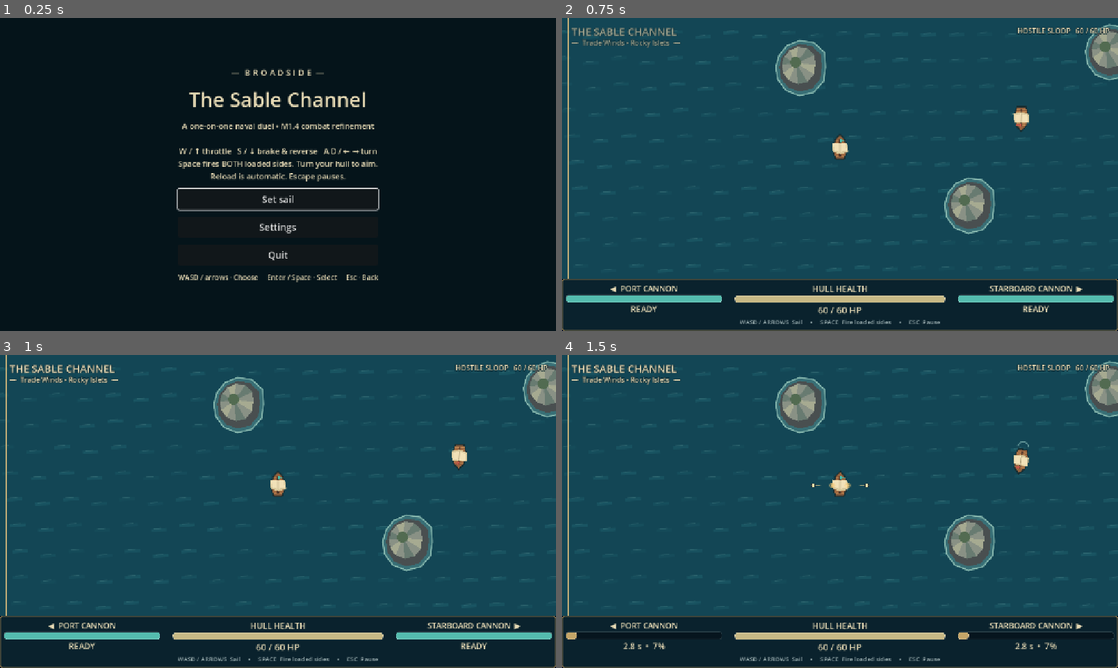
Above: before the commit, frames 1-4 (two rows, left to right).
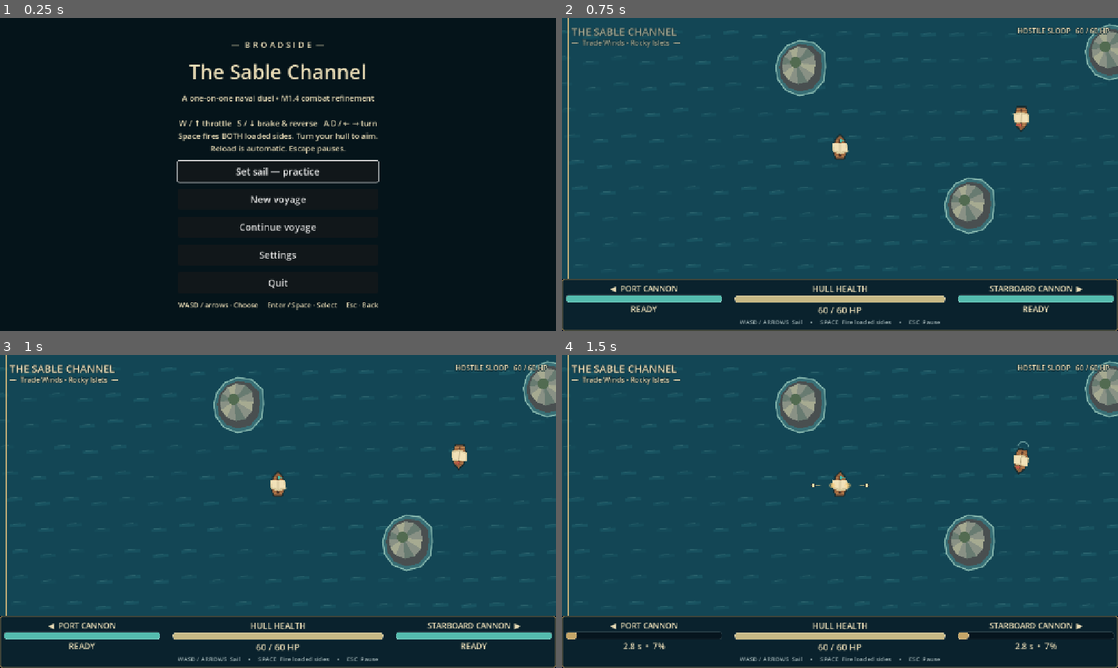
Above: after the commit, the same moments.

Repository: briang7165/Game-Dock
Game: Godot game, scene res://scenes/Main.tscn
Two runs of this game, one before a commit and one after it. Both use one fixed random seed, a clock stepped at 60 frames per second and the inputs below.
Inputs (mouse positions are in pixels of both pictures, inside the frame that each line leads up to):
- Up to frame 1 (0.25 s): no input
- Up to frame 2 (0.75 s): click "Set sail" (after the commit: "Set sail — practice") at 0.5 s
- Up to frame 3 (1 s): no input
- Up to frame 4 (1.5 s): tap Enter (ui_accept) at 1.25 s; move the mouse to (962, 495) at 1.27 s; hold Right from 1.28 s (still down); hold Space (fire) from 1.28 s (still down); click (962, 495) at 1.42 s

The runs differ from the first frame. In frame 1, 6.3% of the frame differs, in the area x 31-69%, y 7-94%; in frame 2, nothing differs; in frame 3, nothing differs; in frame 4, nothing differs.

Commit message:
Add persistent named voyages, illustrated chart and endless chapter loop

Diff:
--- a/games/broadside/packaging/game.json
+++ b/games/broadside/packaging/game.json
@@ -2,7 +2,7 @@
   "schema_version": 1,
   "id": "broadside",
   "name": "Broadside",
-  "version": "0.1.4-m14",
+  "version": "0.2.0-m2a",
   "genre": "Naval combat",
   "description": "Offline one-on-one pirate naval combat. Keyboard sailing and fixed broadsides; original illustrated prototype art.",
   "executable": "Broadside.exe"
--- /dev/null
+++ b/games/broadside/scripts/campaign.gd
@@ -0,0 +1,195 @@
+extends Node
+var game: Node
+var save := CampaignSave.new()
+var in_battle: bool = false
+var travelling: bool = false
+var travel_time: float = 0.0
+var chart: Control
+var captain_edit: LineEdit
+var ship_edit: LineEdit
+var pennant_choice: OptionButton
+var status: Label
+
+func _ready() -> void:
+	process_mode = Node.PROCESS_MODE_ALWAYS
+	save.load_game()
+
+func reset_screen(screen_name: String) -> VBoxContainer:
+	travelling = false
+	get_tree().paused = false
+	game.audio.set_battle(false)
+	game.audio.ducked = true
+	if is_instance_valid(game.arena):
+		game.arena.get_parent().remove_child(game.arena)
+		game.arena.queue_free()
+		game.arena = null
+	game.clear_ui()
+	game.screen = screen_name
+	var root := Control.new()
+	root.set_anchors_and_offsets_preset(Control.PRESET_FULL_RECT)
+	game.ui.add_child(root)
+	var shade := ColorRect.new()
+	shade.color = Color("0a222d")
+	shade.set_anchors_and_offsets_preset(Control.PRESET_FULL_RECT)
+	root.add_child(shade)
+	var center := CenterContainer.new()
+	center.set_anchors_and_offsets_preset(Control.PRESET_FULL_RECT)
+	root.add_child(center)
+	var column := VBoxContainer.new()
+	column.custom_minimum_size.x = 900
+	column.add_theme_constant_override("separation",10)
+	center.add_child(column)
+	game.panel = root
+	return column
+
+func button(column: Container, text: String, action: Callable) -> Button:
+	var result := Button.new()
+	result.text = text
+	result.custom_minimum_size.y = 40
+	result.pressed.connect(action)
+	column.add_child(result)
+	return result
+
+func begin_new() -> void:
+	if FileAccess.file_exists(save.path):
+		reset_screen("confirm_new")
+		game.menu("Start a new voyage?","This replaces your campaign. The previous safe save is backed up.",{"Keep current voyage":continue_game,"Replace voyage":show_identity})
+	else:
+		show_identity()
+
+func show_identity(editing: bool = false) -> void:
+	var column := reset_screen("identity")
+	column.add_child(game.make_label("Captain's papers",32))
+	column.add_child(game.make_label("Names are yours to choose. Leave blank for the story defaults.",18))
+	column.add_child(game.make_label("Captain name",18))
+	captain_edit = LineEdit.new()
+	captain_edit.placeholder_text = "Captain Rowan"
+	captain_edit.max_length = 28
+	captain_edit.text = save.data.captain if editing else ""
+	column.add_child(captain_edit)
+	column.add_child(game.make_label("Ship name",18))
+	ship_edit = LineEdit.new()
+	ship_edit.placeholder_text = "The Wayfarer"
+	ship_edit.max_length = 28
+	ship_edit.text = save.data.ship if editing else ""
+	column.add_child(ship_edit)
+	pennant_choice = OptionButton.new()
+	for color: String in ["Sea-glass pennant","Golden pennant","Ivory pennant"]:
+		pennant_choice.add_item(color)
+	pennant_choice.selected = int(save.data.pennant) if editing else 0
+	column.add_child(pennant_choice)
+	status = game.make_label("Tab moves between papers; Enter on Sign confirms. Escape returns.",16)
+	column.add_child(status)
+	button(column,"Sign the ship's papers",func() -> void:
+		var next: Dictionary = save.data.duplicate(true) if editing else CampaignSave.fresh(captain_edit.text,ship_edit.text,pennant_choice.selected)
+		next.captain = CampaignSave.clean_name(captain_edit.text,"Captain Rowan")
+		next.ship = CampaignSave.clean_name(ship_edit.text,"The Wayfarer")
+		next.pennant = pennant_choice.selected
+		if save.commit(next):
+			show_chart()
+		else:
+			status.text = save.error)
+	button(column,"Back",show_harbor if editing else game.show_menu)
+	captain_edit.grab_focus()
+
+func continue_game() -> void:
+	in_battle = false
+	if save.load_game():
+		show_chart()
+	else:
+		var column := reset_screen("save_error")
+		column.add_child(game.make_label(save.error if not save.error.is_empty() else "No voyage saved yet.",18))
+		button(column,"New voyage",begin_new).grab_focus()
+		button(column,"Main menu",game.show_menu)
+
+func identity() -> String:
+	return "%s  •  %s  •  %s" % [save.data.captain,save.data.ship,str(save.data.hull).capitalize()]
+
+func show_chart() -> void:
+	in_battle = false
+	var column := reset_screen("chart")
+	column.add_child(game.make_label("Chart of the Seas — Chapter %d" % int(save.data.chapter),30))
+	column.add_child(game.make_label(identity(),19))
+	chart = preload("res://scripts/voyage_chart.gd").new()
+	chart.state = save.data
+	column.add_child(chart)
+	column.add_child(game.make_label("Next: %s%s" % [chart.NAMES[int(save.data.stop)]," • Tidewarden's flagship" if int(save.data.stop) == 4 else ""],20))
+	status = game.make_label(save.error if not save.error.is_empty() else "A safe harbor awaits after every encounter.",16)
+	column.add_child(status)
+	button(column,"Sail to destination" if not save.data.active else "Resume interrupted encounter",start_travel).grab_focus()
+	button(column,"Safe harbor",show_harbor)
+	button(column,"Main menu",game.show_menu)
+
+func start_travel() -> void:
+	if not save.begin_encounter():
+		status.text = save.error
+		return
+	show_chart()
+	travelling = true
+	travel_time = 0
+	game.screen = "travel"
+	status.text = "Under way • Enter / Space / Escape to skip sailing"
+	# Existing chart buttons become only a skip control during the interlude.
+	var column: Node = chart.get_parent()
+	for child: Node in column.get_children():
+		if child is Button:
+			column.remove_child(child)
+			child.queue_free()
+	button(column,"Skip sailing",enter_battle).grab_focus()
+
+func _process(delta: float) -> void:
+	if travelling:
+		travel_time += delta
+		chart.travel = clampf(travel_time/4.0,0.001,1)
+		chart.queue_redraw()
+		if travel_time >= 4:
+			enter_battle()
+
+func _unhandled_key_input(event: InputEvent) -> void:
+	if event.is_action_pressed("ui_cancel") and not event.is_echo():
+		if travelling:
+			enter_battle()
+		elif game.screen in ["identity","chart","harbor","confirm_new","save_error"]:
+			game.show_menu()
+		get_viewport().set_input_as_handled()
+
+func enter_battle() -> void:
+	if not travelling:
+		return
+	travelling = false
+	var encounter := EncounterStats.new()
+	encounter.location_name = preload("res://scripts/voyage_chart.gd").NAMES[int(save.data.stop)]
+	encounter.location_subtitle = "Chapter %d • %s" % [int(save.data.chapter),"Tidewarden's challenge" if int(save.data.stop) == 4 else "The voyage continues"]
+	game.start_battle(encounter)
+	in_battle = true
+	game.arena.player.pennant = int(save.data.pennant)
+	if int(save.data.stop) == 4:
+		game.arena.enemy.hull = game.arena.enemy.hull.duplicate()
+		game.arena.enemy.hull.max_health = 78
+		game.arena.enemy.health = 78
+		game.arena.enemy.tactics = game.arena.enemy.tactics.duplicate()
+		game.arena.enemy.tactics.ai_telegraph = 1.2
+
+func finish(victory: bool) -> void:
+	in_battle = false
+	var hp: float = game.arena.player.health
+	if not save.settle(victory,hp):
+		get_tree().paused = true
+		game.screen = "campaign_result"
+		game.menu("Unable to save voyage",save.error,{"Retry save":func() -> void: finish(victory),"Main menu":game.show_menu})
+		return
+	reset_screen("campaign_result")
+	game.audio.play_effect("victory" if victory else "defeat")
+	game.menu("Victory at sea" if victory else "Rescued by harbor hands",identity()+"\n"+("Destination cleared. Your voyage continues." if victory else "Your captain and ship are safe. Free refit; retry this destination."),{"Safe harbor":show_harbor,"Chart of the Seas":show_chart,"Main menu":game.show_menu})
+
+func retreat() -> void:
+	finish(false)
+
+func show_harbor() -> void:
+	var column := reset_screen("harbor")
+	column.add_child(game.make_label("Lantern Harbor",32))
+	column.add_child(game.make_label(identity(),20))
+	column.add_child(game.make_label("Voyage journal • %d victories • %d rescues • %d bosses\nYour ship is refitted and ready. Shipyard trade opens in the next milestone." % [int(save.data.wins),int(save.data.losses),int(save.data.bosses)],18))
+	button(column,"Chart next passage",show_chart).grab_focus()
+	button(column,"Captain's papers",show_identity.bind(true))
+	button(column,"Main menu",game.show_menu)
--- /dev/null
+++ b/games/broadside/scripts/campaign_save.gd
@@ -0,0 +1,106 @@
+class_name CampaignSave
+extends RefCounted
+const VERSION: int = 1
+var path: String = "user://campaign.json"
+var data: Dictionary = {}
+var error: String = ""
+
+static func clean_name(value: String, fallback: String) -> String:
+	var result: String = ""
+	for character: String in value:
+		if character.unicode_at(0) >= 32 and character.unicode_at(0) != 127:
+			result += character
+	result = result.strip_edges().left(28)
+	return fallback if result.is_empty() else result
+
+static func fresh(captain: String, ship: String, pennant: int = 0, voyage_seed: int = 0) -> Dictionary:
+	return {"version":VERSION,"captain":clean_name(captain,"Captain Rowan"),"ship":clean_name(ship,"The Wayfarer"),"pennant":clampi(pennant,0,2),"seed":voyage_seed if voyage_seed != 0 else randi_range(1,2147483646),"chapter":1,"stop":0,"attempt":0,"active":false,"route":0,"gold":0,"hull":"sloop","upgrades":{},"health":60.0,"wins":0,"losses":0,"bosses":0}
+
+func valid(value: Variant) -> bool:
+	if not value is Dictionary:
+		return false
+	var d: Dictionary = value
+	if d.get("version") != VERSION:
+		return false
+	for key: String in ["captain","ship","hull"]:
+		if not d.get(key) is String or d[key].length() > 64:
+			return false
+	for key: String in ["pennant","seed","chapter","stop","attempt","route","gold","health","wins","losses","bosses"]:
+		if not (d.get(key) is float or d.get(key) is int) or not is_finite(float(d[key])) or d[key] < 0 or d[key] > 2147483646:
+			return false
+	return d.chapter >= 1 and d.stop < 5 and d.route < 3 and d.pennant < 3 and d.hull in ["sloop","brig","frigate","galleon"] and d.get("active") is bool and d.get("upgrades") is Dictionary
+
+func read_file(file_path: String) -> Dictionary:
+	if not FileAccess.file_exists(file_path):
+		return {}
+	var file := FileAccess.open(file_path,FileAccess.READ)
+	if file == null or file.get_length() > 65536:
+		return {}
+	var parser := JSON.new()
+	if parser.parse(file.get_as_text()) != OK:
+		return {}
+	var parsed: Variant = parser.data
+	return parsed if valid(parsed) else {}
+
+func load_game() -> bool:
+	error = ""
+	data = read_file(path)
+	if not data.is_empty():
+		return true
+	data = read_file(path+".bak")
+	if not data.is_empty():
+		error = "Recovered the previous safe save from backup."
+		return true
+	if FileAccess.file_exists(path):
+		error = "Save unavailable or from an unsupported version. Original files preserved; start a new voyage only after confirmation."
+	return false
+
+func commit(next: Dictionary) -> bool:
+	error = ""
+	if not valid(next):
+		error = "Invalid campaign state; save was not changed."
+		return false
+	var file := FileAccess.open(path+".tmp",FileAccess.WRITE)
+	if file == null:
+		error = "Cannot write campaign save. Check available storage and folder access."
+		return false
+	file.store_string(JSON.stringify(next))
+	file.flush()
+	file.close()
+	# Never replace the good backup with a corrupt main file.
+	if not read_file(path).is_empty():
+		if DirAccess.copy_absolute(path,path+".bak") != OK:
+			error = "Cannot create campaign backup."
+			return false
+	if DirAccess.rename_absolute(path+".tmp",path) != OK:
+		error = "Cannot replace campaign save; backup preserved."
+		return false
+	data = next.duplicate(true)
+	return true
+
+func begin_encounter(route: int = 0) -> bool:
+	var next: Dictionary = data.duplicate(true)
+	if not next.active:
+		next.attempt = (int(next.attempt)+1) % 1000000000
+	next.active = true
+	next.route = clampi(route,0,2)
+	return commit(next)
+
+func settle(victory: bool, health: float) -> bool:
+	if data.is_empty() or not data.active:
+		return false
+	var next: Dictionary = data.duplicate(true)
+	next.active = false
+	next.health = maxf(0,health)
+	if victory:
+		next.wins = mini(int(next.wins)+1,1000000000)
+		if int(next.stop) == 4:
+			next.bosses = mini(int(next.bosses)+1,1000000000)
+		next.stop = (int(next.stop)+1)%5
+		if int(next.stop) == 0:
+			next.chapter = int(next.chapter)%1000000000+1
+	else:
+		next.losses = mini(int(next.losses)+1,1000000000)
+	# M2-A harbor recovery; M2-B replaces this with repair costs and a free tow.
+	next.health = 60.0
+	return commit(next)
--- a/games/broadside/scripts/main.gd
+++ b/games/broadside/scripts/main.gd
@@ -10,6 +10,7 @@
 var panel: Control
 var screen: String = "menu"
 var audio: Node
+var campaign: Node
 var settings_origin: String = "menu"
 
 func _ready() -> void:
@@ -23,6 +24,9 @@
 	add_child(audio)
 	ui = CanvasLayer.new()
 	add_child(ui)
+	campaign = preload("res://scripts/campaign.gd").new()
+	campaign.game = self
+	add_child(campaign)
 	show_menu()
 
 func clear_ui() -> void:
@@ -79,6 +83,9 @@
 	column.add_child(make_label("WASD / arrows · Choose     Enter / Space · Select     Esc · Back",16))
 
 func show_menu() -> void:
+	if is_instance_valid(campaign):
+		campaign.travelling = false
+		campaign.in_battle = false
 	get_tree().paused = false
 	audio.clear_effects()
 	audio.ducked = false
@@ -89,9 +96,10 @@
 		arena = null
 	clear_ui()
 	screen = "menu"
-	menu("The Sable Channel", "A one-on-one naval duel • M1.4 c …(140 unchanged characters)… s automatic. Escape pauses.", {"Set sail": start_battle,"Settings": show_settings,"Quit": quit_game})
+	menu("The Sable Channel", "A one-on-one naval duel • M1.4 c …(140 unchanged characters)… s automatic. Escape pauses.", {"Set sail — practice": start_battle,"New voyage": campaign.begin_new,"Continue voyage": campaign.continue_game,"Settings": show_settings,"Quit": quit_game})
 
 func start_battle(encounter: EncounterStats = null) -> void:
+	campaign.in_battle = false
 	get_tree().paused = false
 	audio.clear_effects()
 	audio.ducked = false
@@ -138,6 +146,9 @@
 	screen = "pause"
 	get_tree().paused = true
 	audio.ducked = true
+	if campaign.in_battle:
+		menu("Anchors held",arena.encounter.location_name,{"Resume":resume_battle,"Settings":show_settings,"Retreat to harbor":campaign.retreat,"Main menu":show_menu})
+		return
 	menu("Anchors held", arena.encounter.location_name + " • Combat is paused", {"Resume": resume_battle,"Settings": show_settings,"Restart duel": start_battle,"Main menu": show_menu})
 
 func resume_battle() -> void:
@@ -150,6 +161,9 @@
 	audio.ducked = false
 
 func end_battle(victory: bool) -> void:
+	if campaign.in_battle:
+		campaign.finish(victory)
+		return
 	screen = "result"
 	get_tree().paused = true
 	audio.ducked = true
--- a/games/broadside/scripts/ship_base.gd
+++ b/games/broadside/scripts/ship_base.gd
@@ -5,6 +5,7 @@
 @export var hull: HullStats = preload("res://data/sloop.tres")
 @export var guns: CannonStats = preload("res://data/cannons.tres")
 @export var enemy: bool = false
+var pennant: int = 0
 var health: float
 var speed: float = 0.0
 var turn_velocity: float = 0.0
@@ -137,7 +138,7 @@
 	draw_colored_polygon(PackedVector2Array([Vector2(-25,-17),Vector2(22,-17),Vector2(27,12),Vector2(0,18),Vector2(-24,10)]), Color("d8c89b"))
 	draw_colored_polygon(PackedVector2Array([Vector2(-21,-15),Vector2(19,-15),Vector2(21,8),Vector2(0,12),Vector2(-19,7)]), Color("f1e1b8"))
 	draw_line(Vector2(0,-16),Vector2(0,13),Color("aa9b76"),1.4,true)
-	draw_colored_polygon(PackedVector2Array([Vector2(0,-30),Vector2(18,-25),Vector2(0,-20)]), Color("c55748") if enemy else Color("42c7b7"))
+	draw_colored_polygon(PackedVector2Array([Vector2(0,-30),Vector2(18,-25),Vector2(0,-20)]), Color("c55748") if enemy else [Color("42c7b7"),Color("e8c861"),Color("e6e0ce")][pennant])
 	if health < hull.max_health * 0.5:
 		draw_line(Vector2(-12,23), Vector2(8,28), Color("332b27"),3.0,true)
 	if absf(speed) > 20:
--- /dev/null
+++ b/games/broadside/scripts/voyage_chart.gd
@@ -0,0 +1,54 @@
+extends Control
+var state: Dictionary = {}
+var travel: float = 0.0
+const NAMES: Array[String] = ["The Sable Channel","Reefrunner Pass","Widowmaker Shoals","Blackwater Reach","Stormwatch Cay"]
+
+func _ready() -> void:
+	mouse_filter = Control.MOUSE_FILTER_IGNORE
+	custom_minimum_size = Vector2(900,320)
+
+func point(index: int) -> Vector2:
+	return Vector2(90+index*(size.x-180)/4.0,160+sin(index*2.0)*60)
+
+func _draw() -> void:
+	draw_style_box(chart_style(),Rect2(Vector2.ZERO,size))
+	var rng := RandomNumberGenerator.new()
+	rng.seed = int(state.get("seed",1))+int(state.get("chapter",1))*31
+	for i: int in range(18):
+		var at := Vector2(rng.randf_range(25,size.x-25),rng.randf_range(25,size.y-25))
+		var rock := PackedVector2Array()
+		for angle: int in range(8):
+			rock.append(at+Vector2.from_angle(angle*TAU/8)*rng.randf_range(9,23))
+		draw_colored_polygon(rock,Color("8b9872"))
+		draw_polyline(rock,Color("66785e"),2,true)
+	for i: int in range(4):
+		for dot: int in range(20):
+			draw_circle(point(i).lerp(point(i+1),dot/20.0),1.8,Color("886d4c"))
+	var font: Font = ThemeDB.fallback_font
+	for i: int in range(5):
+		var at: Vector2 = point(i)
+		draw_circle(at,12,Color("814735") if i == 4 else Color("386c73"))
+		draw_circle(at,5,Color("edd9a8"))
+		var label: String = NAMES[i] if i != 4 else "Stormwatch • BOSS"
+		draw_string(font,at+Vector2(-65,35),label,HORIZONTAL_ALIGNMENT_LEFT,-1,14,Color("403b2b"))
+	var stop: int = int(state.get("stop",0))
+	var at: Vector2 = point(maxi(0,stop-1)).lerp(point(stop),travel if travel > 0 else 1.0)
+	if stop == 0 and travel > 0:
+		at = Vector2(20,270).lerp(point(0),travel)
+	draw_colored_polygon(PackedVector2Array([at+Vector2(0,-21),at+Vector2(12,12),at+Vector2(-12,12)]),Color("69472f"))
+	draw_line(at+Vector2(0,-16),at+Vector2(0,8),Color("403b2b"),2)
+	draw_colored_polygon(PackedVector2Array([at+Vector2(1,-15),at+Vector2(16,2),at+Vector2(1,2)]),Color("fff0c8"))
+	# Original compass rose, chart-only illustration.
+	var compass := Vector2(size.x-55,45)
+	draw_arc(compass,22,0,TAU,32,Color("886d4c"),1,true)
+	for i: int in range(4):
+		var d := Vector2.from_angle(i*PI/2)
+		draw_colored_polygon(PackedVector2Array([compass+d*27,compass+d.rotated(PI/2)*5,compass-d.rotated(PI/2)*5]),Color("69563e"))
+
+func chart_style() -> StyleBoxFlat:
+	var style := StyleBoxFlat.new()
+	style.bg_color = Color("d8c99c")
+	style.border_color = Color("aa8951")
+	style.set_border_width_all(3)
+	style.set_corner_radius_all(12)
+	return style
--- /dev/null
+++ b/games/broadside/tests/campaign_capture.gd
@@ -0,0 +1,14 @@
+extends SceneTree
+func _initialize() -> void:
+	call_deferred("run")
+func run() -> void:
+	var game: Node = preload("res://scenes/Main.tscn").instantiate()
+	root.add_child(game)
+	game.campaign.save.data = CampaignSave.fresh("Captain Rowan","The Wayfarer",0,1234)
+	game.campaign.show_chart()
+	await create_timer(0.3).timeout
+	await RenderingServer.frame_post_draw
+	var args := OS.get_cmdline_user_args()
+	if args.size() > 0:
+		print("Capture: ",root.get_texture().get_image().save_png(args[0]))
+	game.quit_game()
--- /dev/null
+++ b/games/broadside/tests/campaign_test.gd
@@ -0,0 +1,88 @@
+extends SceneTree
+var failures: int = 0
+var checks: int = 0
+var game: Node
+
+func _initialize() -> void:
+	call_deferred("run")
+
+func check(ok: bool, description: String) -> void:
+	checks += 1
+	if not ok:
+		failures += 1
+	print("PASS: " if ok else "FAIL: ",description)
+
+func frames(count: int) -> void:
+	for i: int in range(count):
+		await physics_frame
+		await process_frame
+
+func run() -> void:
+	var save := CampaignSave.new()
+	save.path = "user://campaign_test.json"
+	check(save.commit(CampaignSave.fresh("  Élodie\n","  ",2,1234)),"create versioned campaign save")
+	check(save.data.captain == "Élodie" and save.data.ship == "The Wayfarer","names trim controls and use blank defaults")
+	check(save.begin_encounter() and save.settle(true,20),"encounter begins and settles once")
+	check(not save.settle(true,20) and save.data.stop == 1,"duplicate result cannot advance voyage twice")
+	var restored := CampaignSave.new()
+	restored.path = save.path
+	check(restored.load_game() and restored.data.captain == "Élodie" and restored.data.stop == 1,"identity and voyage survive reload")
+	var broken := FileAccess.open(save.path,FileAccess.WRITE)
+	broken.store_string("corrupt")
+	broken.close()
+	check(restored.load_game() and not restored.error.is_empty(),"corrupt primary recovers valid backup")
+	var invalid: Dictionary = restored.data.duplicate(true)
+	invalid.version = 999
+	check(not restored.commit(invalid),"future unsupported version cannot overwrite save")
+	check(save.commit(CampaignSave.fresh("Captain Test","The Lantern",1,42)),"restore clean deterministic test voyage")
+	for i: int in range(12):
+		save.begin_encounter()
+		save.settle(true,40)
+	check(save.data.chapter == 3 and save.data.stop == 2 and save.data.bosses == 2,"five-stop chapters continue beyond first and second boss")
+	var stop: int = int(save.data.stop)
+	save.begin_encounter()
+	save.settle(false,0)
+	check(save.data.stop == stop and save.data.health > 0 and save.data.captain == "Captain Test","defeat preserves voyage/identity and provides viable recovery")
+	game = preload("res://scenes/Main.tscn").instantiate()
+	root.add_child(game)
+	game.campaign.save = save
+	game.campaign.show_identity(true)
+	await frames(2)
+	check(root.gui_get_focus_owner() == game.campaign.captain_edit,"identity opens with text focus")
+	var key := InputEventKey.new()
+	key.physical_keycode = KEY_W
+	key.unicode = 119
+	key.pressed = true
+	Input.parse_input_event(key)
+	await frames(2)
+	check(root.gui_get_focus_owner() == game.campaign.captain_edit and "w" in game.campaign.captain_edit.text,"W types in name instead of navigating")
+	key = key.duplicate()
+	key.pressed = false
+	Input.parse_input_event(key)
+	game.campaign.show_chart()
+	game.campaign.start_travel()
+	await frames(30)
+	check(game.screen == "travel" and game.campaign.chart.travel > 0,"chart animates sailing between battles")
+	game.campaign.enter_battle()
+	await frames(2)
+	check(game.screen == "battle" and game.campaign.in_battle and game.arena.player.health == 60,"skip enters real fragile-sloop combat")
+	game.arena.enemy.take_damage(1000)
+	await frames(60)
+	check(game.screen == "campaign_result" and save.data.stop == stop+1,"real enemy sinking saves campaign result")
+	game.campaign.show_harbor()
+	game.campaign.show_chart()
+	game.campaign.start_travel()
+	await frames(250)
+	check(game.screen == "battle","sailing auto-completes without requiring skip")
+	game.arena.player.take_damage(1000)
+	await frames(60)
+	check(game.screen == "campaign_result" and save.data.health > 0,"real defeat returns to safe recovery")
+	game.audio.shutdown()
+	OS.delay_msec(150)
+	await frames(3)
+	game.queue_free()
+	await frames(3)
+	for suffix: String in ["",".bak",".tmp"]:
+		DirAccess.remove_absolute(save.path+suffix)
+	print("CAMPAIGN RESULT: %d checks, %d failures" % [checks,failures])
+	quit(1 if failures else 0)
--- a/games/broadside/tests/combat_test.gd
+++ b/games/broadside/tests/combat_test.gd
@@ -39,9 +39,9 @@
 	await frames(2)
 	check(root.gui_get_focus_owner() is Button, "main menu has keyboard focus")
 	await tap(KEY_D)
-	check(root.gui_get_focus_owner().text == "Settings", "D moves menu focus")
+	check(root.gui_get_focus_owner().text == "New voyage", "D moves menu focus")
 	await tap(KEY_UP)
-	check(root.gui_get_focus_owner().text == "Set sail", "arrows move menu focus")
+	check(root.gui_get_focus_owner().text == "Set sail — practice", "arrows move menu focus")
 	await tap(KEY_ENTER)
 	check(game.screen == "battle", "Enter starts real arena")
 	var player: BroadsideShip = game.arena.player
Not shown, changed: games/broadside/export_presets.cfg
Not shown, added: games/broadside/scripts/campaign.gd.uid
Not shown, added: games/broadside/scripts/campaign_save.gd.uid
Not shown, added: games/broadside/scripts/voyage_chart.gd.uid
Not shown, added: games/broadside/tests/campaign_capture.gd.uid
Not shown, added: games/broadside/tests/campaign_test.gd.uid
Not shown, added: docs/BROADSIDE_M2A_TEST_RESULTS.md
Not shown, changed: games/broadside/tests/run.ps1
